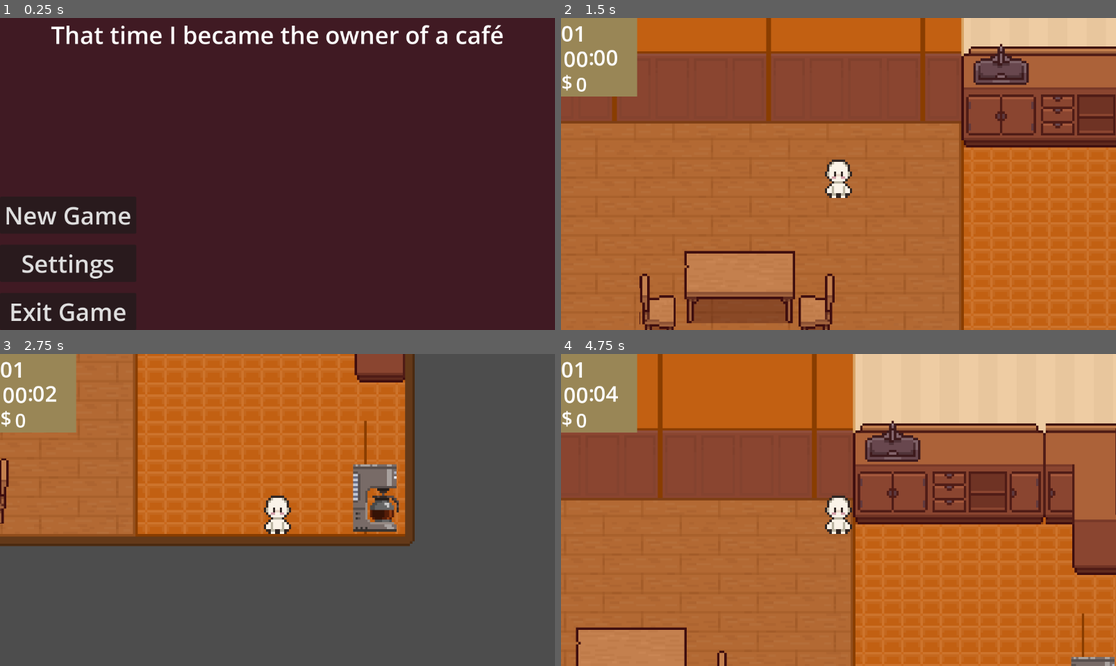
Above: before the commit, frames 1-4 (two rows, left to right).
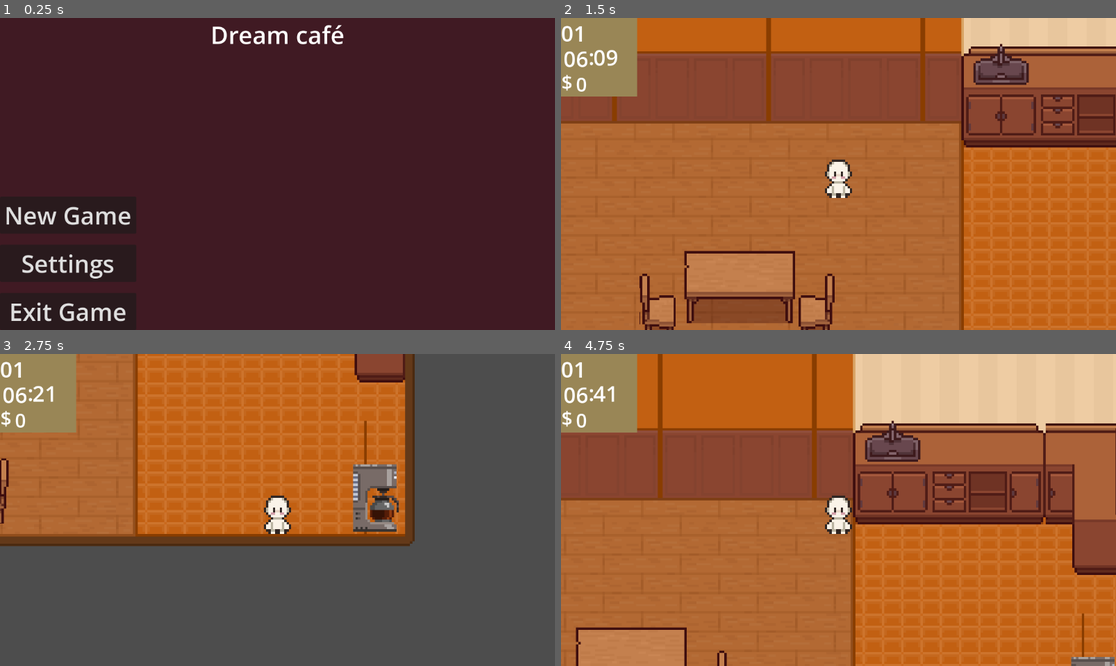
Above: after the commit, the same moments.

Repository: Jose-Prince/UVG-Tesis-Game
Game: Godot game, scene res://Scenes/title_screen.tscn
Same seed, same stepped clock (60 frames per second), same inputs: the game is played once before the commit and once after it. Before the commit the project has no main scene; this scene is started directly in both runs.
Inputs (mouse positions are in pixels of both pictures, inside the frame that each line leads up to):
- Up to frame 1 (0.25 s): no input
- Up to frame 2 (1.5 s): click "New Game" at 0.5 s; move the mouse to (960, 158) at 1.27 s; hold D (right) from 1.28 s (still down); click (960, 158) at 1.35 s
- Up to frame 3 (2.75 s): move the mouse to (166, 525) at 2.02 s; release D (right) at 2.03 s; hold S (down) from 2.03 s (still down); click (166, 525) at 2.1 s
- Up to frame 4 (4.75 s): move the mouse to (894, 441) at 2.77 s; release S (down) at 2.78 s; hold D (right) 2.78-3.53 s; click (894, 441) at 2.85 s; move the mouse to (810, 572) at 3.52 s; hold W (up) 3.53-4.28 s; click (810, 572) at 3.6 s; move the mouse to (1005, 556) at 4.27 s; hold A (left) from 4.28 s (still down); click (1005, 556) at 4.35 s

The runs differ from the first frame. In frame 1, 1.9% of the frame differs, in the area x 9-91%, y 2-9%; in frame 2, less than 0.1%; in frame 3, 0.1%; in frame 4, 0.2%.

Commit message:
Fix: time from 6 to 22

Diff:
--- a/Prefabs/chair.tscn
+++ b/Prefabs/chair.tscn
@@ -25,4 +25,4 @@
 vertices = PackedVector2Array(8, 12, 8, -16, -8, -16, -8, 12)
 
 [node name="GoToPos" type="Marker2D" parent="." unique_id=1450133005]
-position = Vector2(-15, 0)
+position = Vector2(0, -23)
--- a/Prefabs/time_ui.tscn
+++ b/Prefabs/time_ui.tscn
@@ -39,7 +39,7 @@
 offset_right = 56.0
 offset_bottom = 124.0
 theme_override_font_sizes/font_size = 45
-text = "23"
+text = "6"
 
 [node name="space" type="Label" parent="ClockControl" unique_id=159799248]
 layout_mode = 0
--- a/Scenes/café_place.tscn
+++ b/Scenes/café_place.tscn
@@ -1,10 +1,10 @@
 [gd_scene format=4 uid="uid://ditawnwc3p0p2"]
 
 [ext_resource type="Texture2D" uid="uid://crttdqpbnjv3e" path="res://Sprites/TopDownHouse_FloorsAndWalls.png" id="1_7ewdn"]
-[ext_resource type="Script" path="res://Scripts/time_system.gd" id="1_exwnq"]
+[ext_resource type="Script" uid="uid://r14gbqvkuyim" path="res://Scripts/time_system.gd" id="1_exwnq"]
 [ext_resource type="Script" uid="uid://d315dg6v264o8" path="res://Scripts/cafe_logic.gd" id="1_r1i3y"]
 [ext_resource type="Texture2D" uid="uid://2d20jnl7otnj" path="res://Sprites/TopDownHouse_FurnitureState1.png" id="2_7ewdn"]
-[ext_resource type="Script" path="res://date_time.gd" id="2_eqbnc"]
+[ext_resource type="Script" uid="uid://cc3yiapgcu05y" path="res://Scripts/date_time.gd" id="2_eqbnc"]
 [ext_resource type="PackedScene" uid="uid://cpoodtd07o4h" path="res://Prefabs/time_ui.tscn" id="3_eqbnc"]
 [ext_resource type="Script" uid="uid://brsgf6flsog4g" path="res://Scripts/time_ui.gd" id="4_a4k3g"]
 [ext_resource type="PackedScene" uid="uid://h6uqvesj3b8s" path="res://Prefabs/Player.tscn" id="5_npy7o"]
@@ -734,7 +734,7 @@
 [node name="TimeSystem" type="Node" parent="." unique_id=419212550]
 script = ExtResource("1_exwnq")
 date_time = SubResource("Resource_a4k3g")
-ticks_pr_second = 60
+ticks_pr_second = 600
 
 [node name="CanvasLayer" type="CanvasLayer" parent="." unique_id=465547366]
 
--- a/Scenes/title_screen.tscn
+++ b/Scenes/title_screen.tscn
@@ -42,7 +42,7 @@
 [node name="Label" type="Label" parent="HBoxContainer" unique_id=1624773213]
 layout_mode = 2
 theme_override_font_sizes/font_size = 50
-text = "That time I became the owner of a café"
+text = "Dream café"
 horizontal_alignment = 1
 vertical_alignment = 1
 
--- a/date_time.gd
+++ b/Scripts/date_time.gd
@@ -2,7 +2,7 @@
 
 @export_range(0,59) var seconds: int = 0
 @export_range(0,59) var minutes: int = 0
-@export_range(0,23) var hours: int = 0
+@export_range(6,22) var hours: int = 6
 @export_range(1,31) var days: int = 1
 
 var delta_time: float = 0
@@ -17,8 +17,11 @@
 	seconds += delta_int_secs
 	minutes += seconds / 60
 	hours += minutes / 60
-	days += hours / 24
 
 	seconds = seconds % 60
 	minutes = minutes % 60
-	hours = hours % 24
+
+	if hours >= 22:
+		days += 1
+
+		hours = 6 + (hours - 22)
--- a/project.godot
+++ b/project.godot
@@ -11,6 +11,7 @@
 [application]
 
 config/name="Cozy Cafe"
+run/main_scene="uid://crnpw414hlu34"
 config/features=PackedStringArray("4.6", "GL Compatibility")
 config/icon="res://icon.svg"
 
Renamed: date_time.gd.uid -> Scripts/date_time.gd.uid
Not shown, added: build/web/ACupOfDreams.apple-touch-icon.png.import
Not shown, added: build/web/ACupOfDreams.icon.png.import
Not shown, added: build/web/ACupOfDreams.png.import
Not shown, added: export_presets.cfg
Not shown, added: build/linux/ACupOfDreams-Linux.zip
Not shown, added: build/linux/ACupOfDreams.pck
Not shown, added: build/linux/ACupOfDreams.x86_64
Not shown, added: build/web/ACupOfDreams.apple-touch-icon.png
Not shown, added: build/web/ACupOfDreams.audio.position.worklet.js
Not shown, added: build/web/ACupOfDreams.audio.worklet.js
Not shown, added: build/web/ACupOfDreams.icon.png
(and 9 more such lines)
